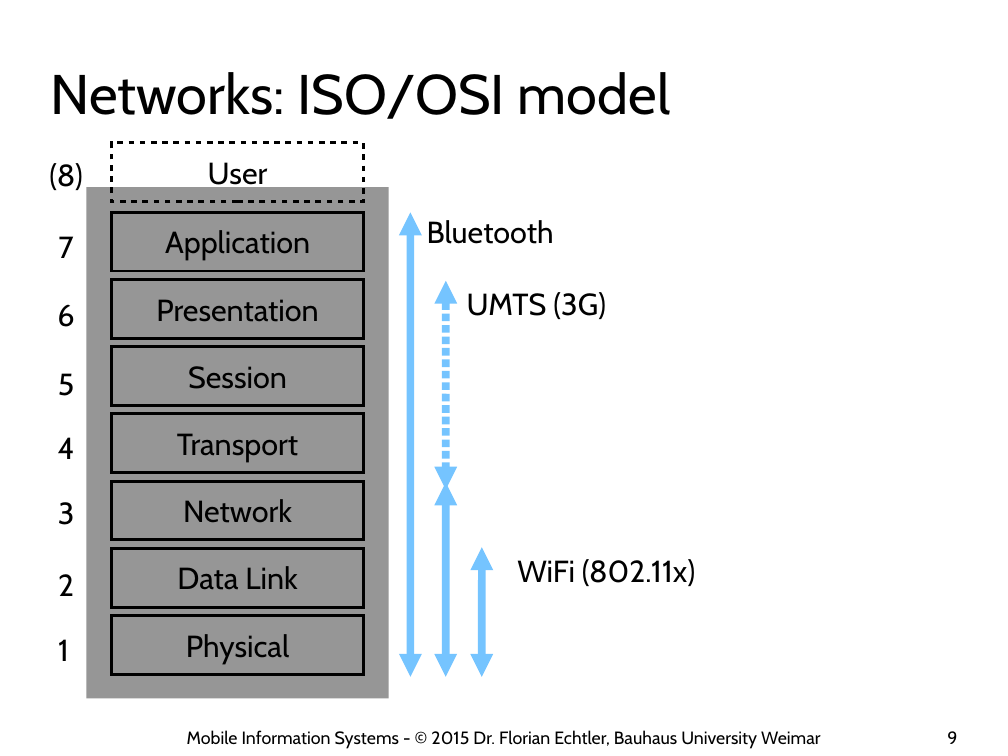
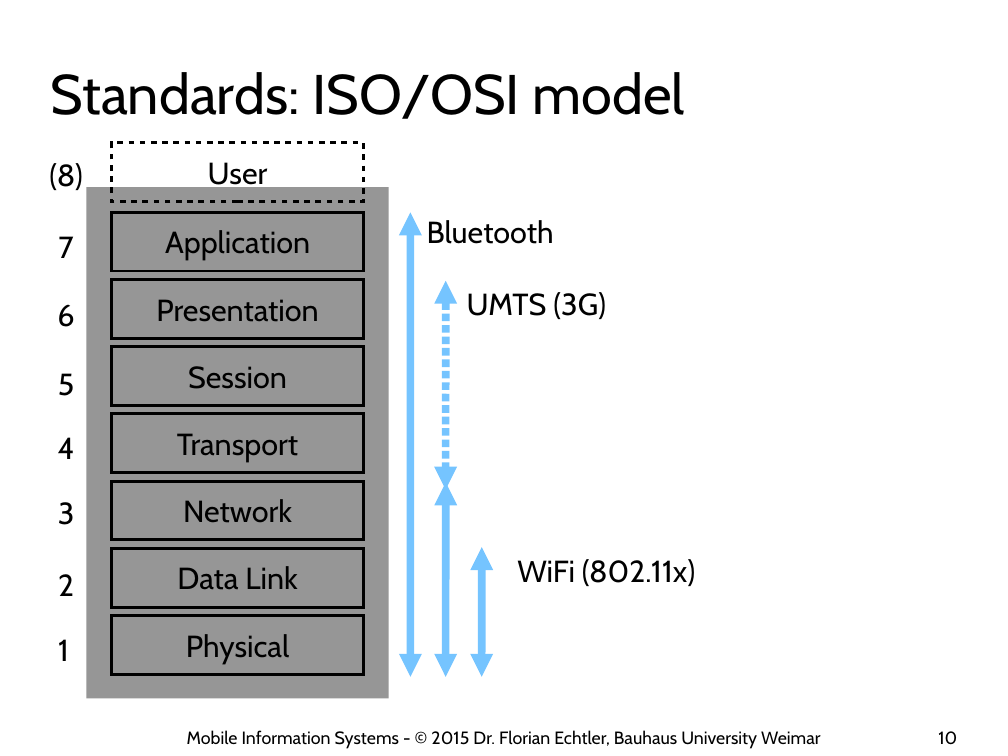
Before and after one commit to floe/mobile-information-systems, a slide deck: slide 10 of 03-networks-and-location.odp (slide 9 before the commit). Drawn at 1008x756 pixels with LibreOffice and Linux fonts; fonts in the diff are those of the drawing; background and template pictures are left out. Boxes give left, top, right and bottom in pixels: in the first picture for what was removed or moved away, otherwise in the second. Text is boxed around its words. In the diff, an @@ line names an element or a change of style, - is before the commit and + after.

```diff
--- a/03-networks-and-location.odp
+++ b/03-networks-and-location.odp
@@ title at (x1=50, y1=72, x2=686, y2=119): text changed @@
-Networks: ISO/OSI model
+Standards: ISO/OSI model
@@ page number at (x1=938, y1=731, x2=957, y2=745): text changed @@
-9
+10
```
Also in this commit, not shown: 22 other slides changed, 5 slides added.
